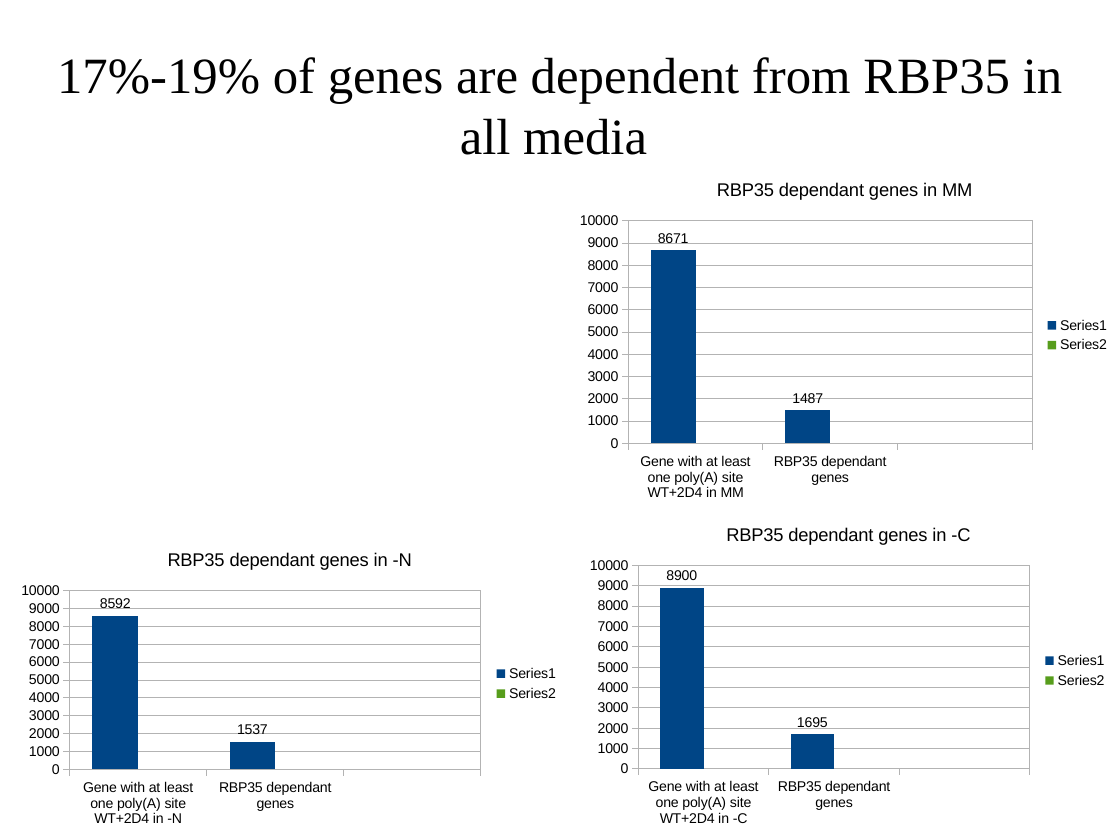
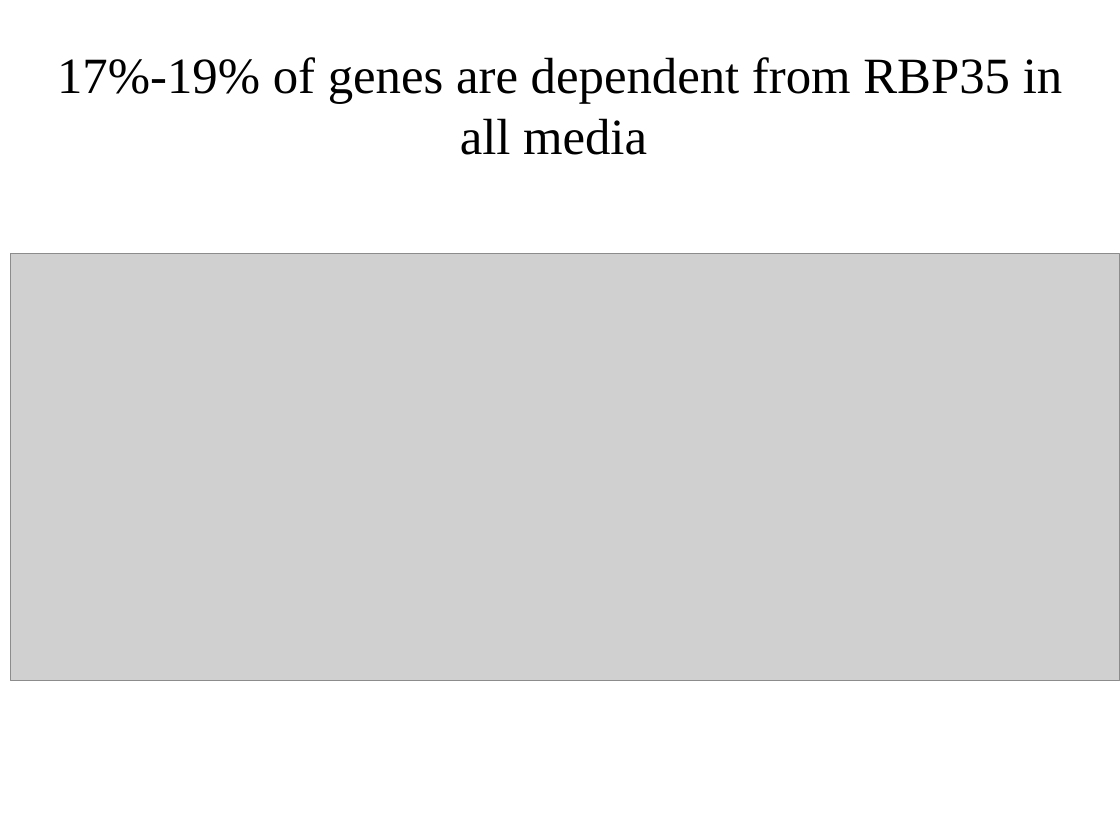
Before and after one commit to wilkinsonlab/m-oryzae-polya, a slide deck: slide 40 of doc/oryzae_presentation.odp. Drawn at 1120x840 pixels with LibreOffice and Linux fonts; fonts in the diff are those of the drawing; grey boxes stand for pictures. Boxes give left, top, right and bottom in pixels: in the first picture for what was removed or moved away, otherwise in the second. Text is boxed around its words. In the diff, an @@ line names an element or a change of style, - is before the commit and + after.

```diff
--- a/doc/oryzae_presentation.odp
+++ b/doc/oryzae_presentation.odp
@@ column chart removed at (569, 163, 1120, 508) @@
-title "RBP35 dependant genes in MM"
-categories: Gene with at least one poly(A) site WT+2D4 in MM, RBP35 dependant genes, 
-: 8671, 1487, -
-: -, -, -
@@ picture added at (10, 254, 1120, 681) @@
@@ column chart removed at (579, 508, 1118, 833) @@
-title "RBP35 dependant genes in -C"
-categories: Gene with at least one poly(A) site WT+2D4 in -C, RBP35 dependant genes, 
-: 8900, 1695, -
-: -, -, -
@@ column chart removed at (10, 535, 569, 833) @@
-title "RBP35 dependant genes in -N"
-categories: Gene with at least one poly(A) site WT+2D4 in -N, RBP35 dependant genes, 
-: 8592, 1537, -
-: -, -, -
```
Also in this commit, not shown: 12 other slides changed, 2 other files.
